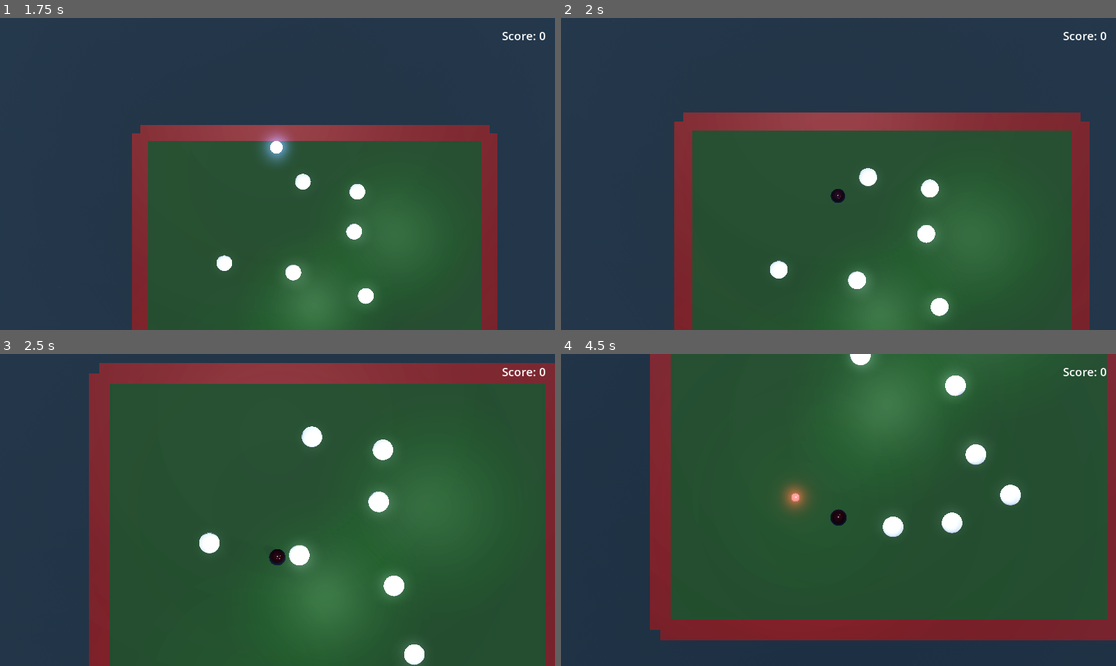
Above: before the commit, frames 1-4 (two rows, left to right).
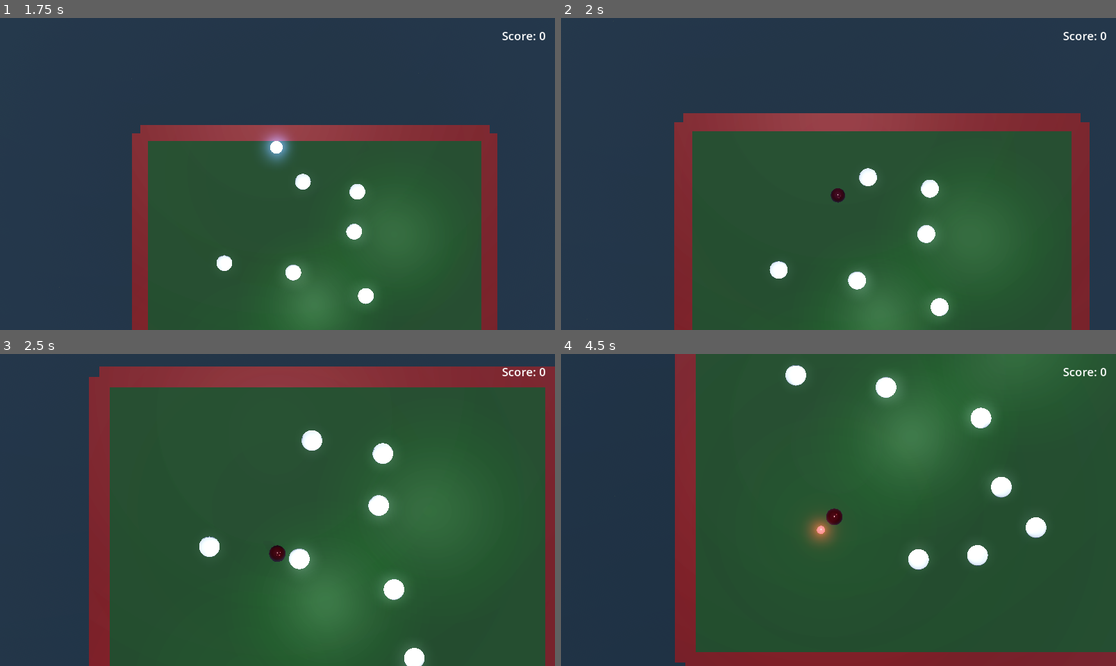
Above: after the commit, the same moments.

Repository: bluehexagons/snakeproject
Game: Godot game, scene res://scenes/main_menu.tscn
The game is run twice, just before and just after one commit, with the same random seed, the same clock (stepped at 60 frames per second) and the same inputs.
Inputs:
- Up to frame 1 (1.75 s): click "New Game" at 0.5 s; hold W (move_up) from 1.28 s (still down)
- Up to frame 2 (2 s): keep holding W (move_up)
- Up to frame 3 (2.5 s): keep holding W (move_up)
- Up to frame 4 (4.5 s): release W (move_up) at 2.78 s; hold A (move_left) 2.78-4.28 s; hold S (move_down) from 4.28 s (still down)

Frame 1 is identical in both runs. In frame 2, 0.5% of the frame differs, in the area x 20-96%, y 30-96%; in frame 3, 2.6%; in frame 4, 24%, in the area x 16-100%, y 0-100%.

Commit message:
Manually tweaking things to make more sense; new loss state

Diff:
--- a/scenes/barrier.tscn
+++ b/scenes/barrier.tscn
@@ -15,7 +15,7 @@
 [sub_resource type="BoxShape3D" id="BoxShape3D_1"]
 size = Vector3(1, 3, 1)  ; Match mesh size
 
-[node name="Barrier" type="StaticBody3D" groups=["barrier"]]
+[node name="Barrier" type="StaticBody3D" groups=["barrier", "dangerous"]]
 
 [node name="MeshInstance3D" type="MeshInstance3D" parent="."]
 transform = Transform3D(1, 0, 0, 0, 1, 0, 0, 0, 1, 0, 1.5, 0)  ; Adjusted height
--- a/scripts/player.gd
+++ b/scripts/player.gd
@@ -9,8 +9,8 @@
 const CONTROL_DRAG = 0.8
 const MIN_SPEED_THRESHOLD = 0.1
 const ROTATION_SPEED = 15.0
-const LUNGE_FORCE = 0.2
-const SEGMENT_PUSHBACK = 0.1
+const LUNGE_FORCE = 20.0
+const SEGMENT_PUSHBACK = 60.0
 const VELOCITY_SMOOTHING = 0.15
 const IDLE_SPEED_BASE = 3.0  # Rename IDLE_SPEED to IDLE_SPEED_BASE
 const IDLE_TIMEOUT = 3.0  # Time in seconds before game over when idle
@@ -19,8 +19,8 @@
 const MAX_SPEED_IDLE_MULTIPLIER = 3.0 # Max score multiplier for speed
 const IDLE_SPEED_INCREASE = 0.5  # Speed increase per food eaten
 const MAX_IDLE_SPEED = 15.0  # Cap on how fast the minimum speed can get
-const SEGMENT_SPAWN_OFFSET = 0.7  # Reduced from 1.2 to spawn closer
-const SEGMENT_SPAWN_VELOCITY = 0.9  # Increased from 0.8 for better matching
+const SEGMENT_SPAWN_OFFSET = 0.8  # Reduced from 1.2 to spawn closer
+const SEGMENT_SPAWN_VELOCITY = 0.7  # Increased from 0.8 for better matching
 const SEGMENT_LUNGE_FORCE = 0.3  # New constant for forward momentum
 const STUCK_TIMEOUT = 3.0  # Time in seconds before game over when stuck
 
@@ -52,6 +52,7 @@
 var food_eaten: int = 0
 var current_idle_speed: float = IDLE_SPEED_BASE
 var is_dead: bool = false
+var has_lost: bool = false
 var stuck_detector: RefCounted
 
 var physics_basis: Basis
@@ -84,12 +85,22 @@
 	var target_emission = BASE_EMISSION
 	var target_emission_energy = BASE_EMISSION_ENERGY
 
-	if is_dead:
+	var stuck_time = 0.0
+
+	# Update stuck detection
+	if has_started_moving:
+		var is_stuck = stuck_detector.update(global_position, delta)
+		if is_stuck:
+			stuck_time = stuck_detector.get_stuck_duration()
+			if stuck_time >= STUCK_TIMEOUT:
+				die()
+				lose()
+
+	if has_lost:
 		target_base_color = DEATH_COLOR
 		target_emission = DEAD_EMISSION
 		target_emission_energy = DEAD_EMISSION_ENERGY
 	elif has_started_moving and stuck_detector.is_stuck:
-		var stuck_time = stuck_detector.get_stuck_duration()
 		if stuck_time >= STUCK_TIMEOUT:
 			target_base_color = FLASH_COLOR
 			target_emission = DANGER_EMISSION
@@ -110,6 +121,10 @@
 			target_emission = BASE_EMISSION
 			target_emission_energy = lerp(BASE_EMISSION_ENERGY, WARNING_EMISSION_ENERGY, gray_ratio)
 
+	if is_dead:
+		target_base_color = DEATH_COLOR
+		target_emission = DEAD_EMISSION
+
 	state_color = target_base_color
 	state_emission = target_emission
 	state_emission_energy = target_emission_energy
@@ -123,20 +138,12 @@
 	input_dir.x = Input.get_axis("move_left", "move_right")
 	input_dir.z = Input.get_axis("move_up", "move_down")
 
-	if not is_dead and input_dir != Vector3.ZERO:
+	if input_dir != Vector3.ZERO:
 		has_started_moving = true
 		input_dir = input_dir.normalized()
-		velocity += input_dir * (ACCELERATION + (current_idle_speed * 10)) * delta
-		velocity *= CONTROL_DRAG
-
-	# Update stuck detection
-	if has_started_moving:
-		var is_stuck = stuck_detector.update(global_position, delta)
-		if is_stuck:
-			var stuck_time = stuck_detector.get_stuck_duration()
-			if stuck_time >= STUCK_TIMEOUT:
-				die()
-				lose()
+		velocity += input_dir * (current_idle_speed * 0.5 if is_dead else ACCELERATION + (current_idle_speed * 10.0)) * delta
+		velocity *= 1.0 if is_dead else CONTROL_DRAG
+
 
 	if velocity != Vector3.ZERO:
 		facing_direction = velocity.normalized()
@@ -145,9 +152,7 @@
 	var collision_handler = get_node("/root/CollisionHandler")
 	if collision:
 		var collider = collision.get_collider()
-		if collider.is_in_group("barrier"):
-			die()
-		elif collider.is_in_group("dangerous"):
+		if collider.is_in_group("dangerous"):
 			die()  # Die immediately on contact with any dangerous object
 
 		# Let the collision handler manage non-lethal collisions
@@ -176,6 +181,9 @@
 	for area in get_tree().get_nodes_in_group("food"):
 		if area.global_position.distance_to(global_position) < 0.75:
 			area.queue_free()
+			if len(segments) > 0:
+				segments[0].velocity -= facing_direction * SEGMENT_PUSHBACK
+
 			add_segment()
 			food_eaten += 1
 			# Update minimum speed requirement
@@ -328,6 +336,10 @@
 		current_idle_speed = state.get("current_idle_speed", IDLE_SPEED_BASE)
 
 func lose():
+	if has_lost:
+		return
+	has_lost = true
+
 	var game_manager = get_tree().get_first_node_in_group("game_manager")
 	if game_manager:
 		game_manager.game_over()
